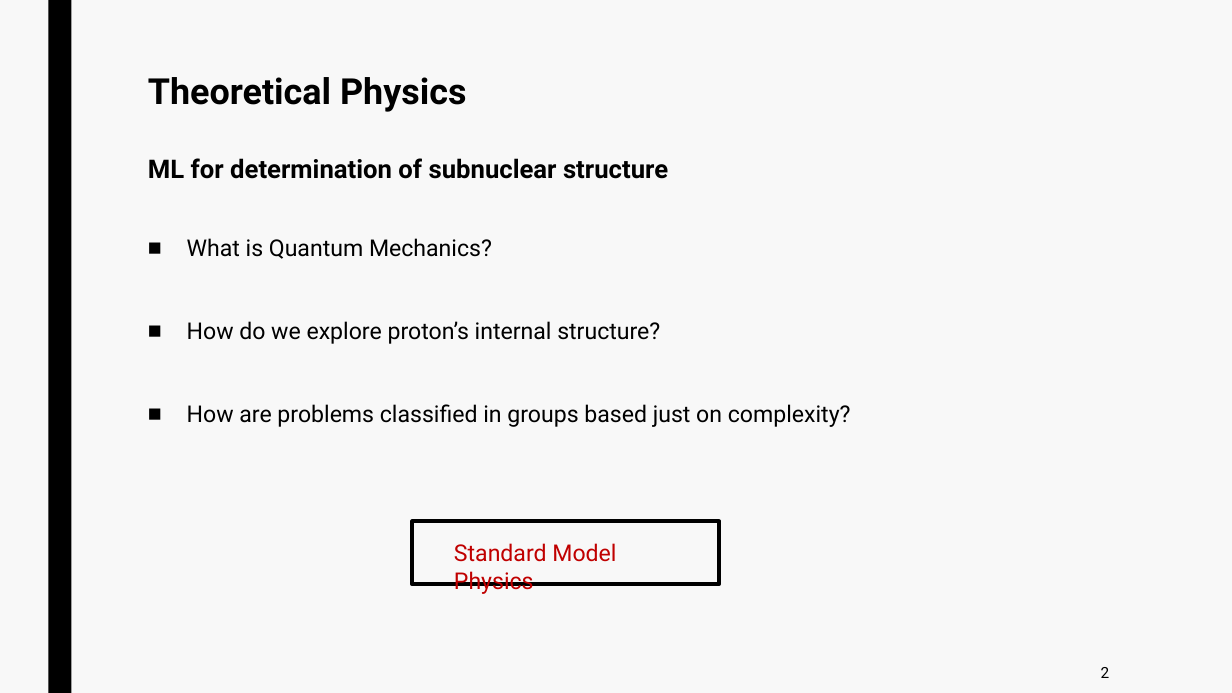
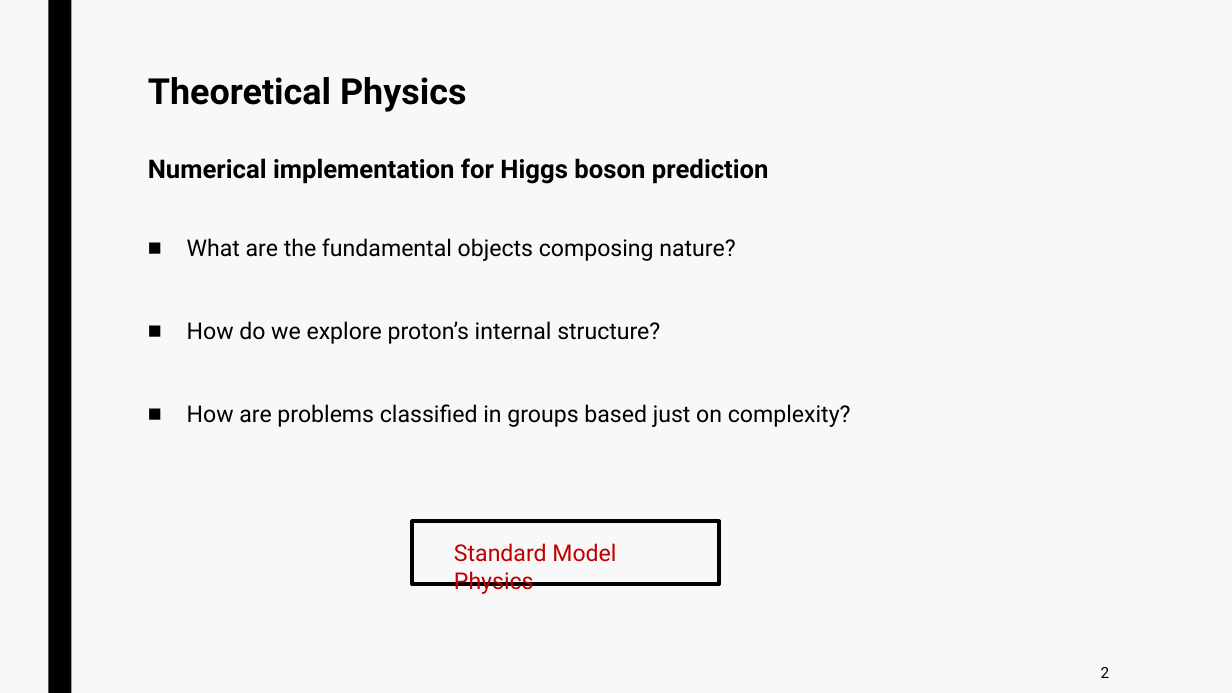
Before and after one commit to jurtasun/presentations, a slide deck: slide 8 of 202306_CRG_Postdoc/230623_GRG_Postdoc.ppt (slide 3 before the commit). Drawn at 1232x693 pixels with LibreOffice and Linux fonts; fonts in the diff are those of the drawing. Boxes give left, top, right and bottom in pixels: in the first picture for what was removed or moved away, otherwise in the second. Text is boxed around its words. In the diff, an @@ line names an element or a change of style, - is before the commit and + after.

```diff
--- a/202306_CRG_Postdoc/230623_GRG_Postdoc.ppt
+++ b/202306_CRG_Postdoc/230623_GRG_Postdoc.ppt
@@ title at (148,77,769,184): text changed @@
-Theoretical Physics
-ML for determination of subnuclear structure
+Theoretical Physics
+Numerical implementation for Higgs boson prediction
@@ text at (187,238,735,261): text changed @@
-■ What is Quantum Mechanics?
+■ What are the fundamental objects composing nature?
```
Also in this commit, not shown: 1 other slide changed, 3 slides added, 7 other files.
